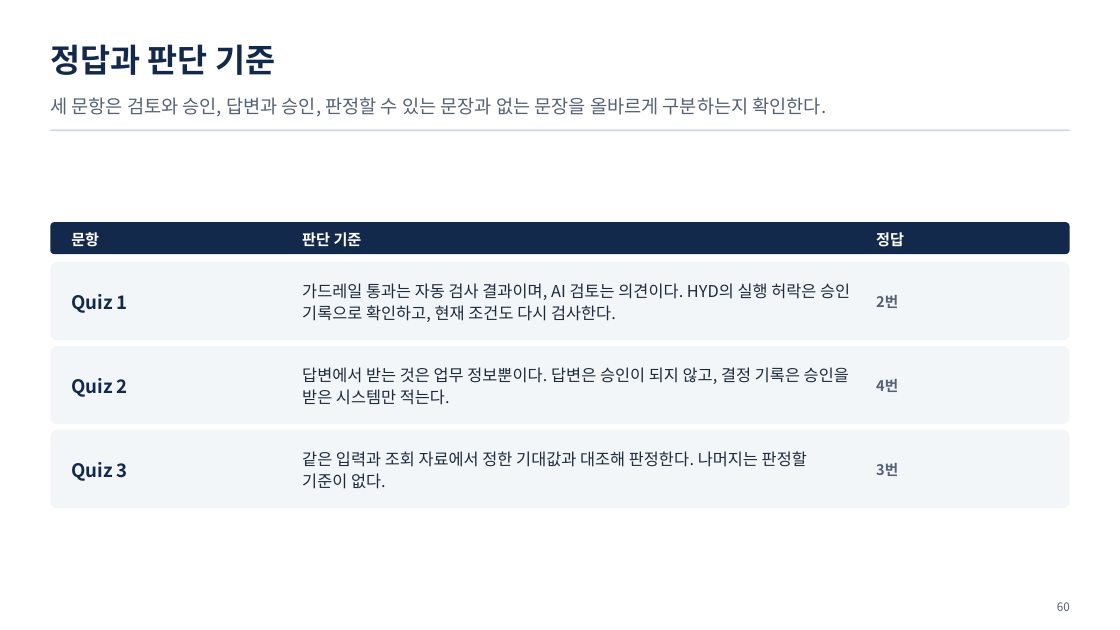
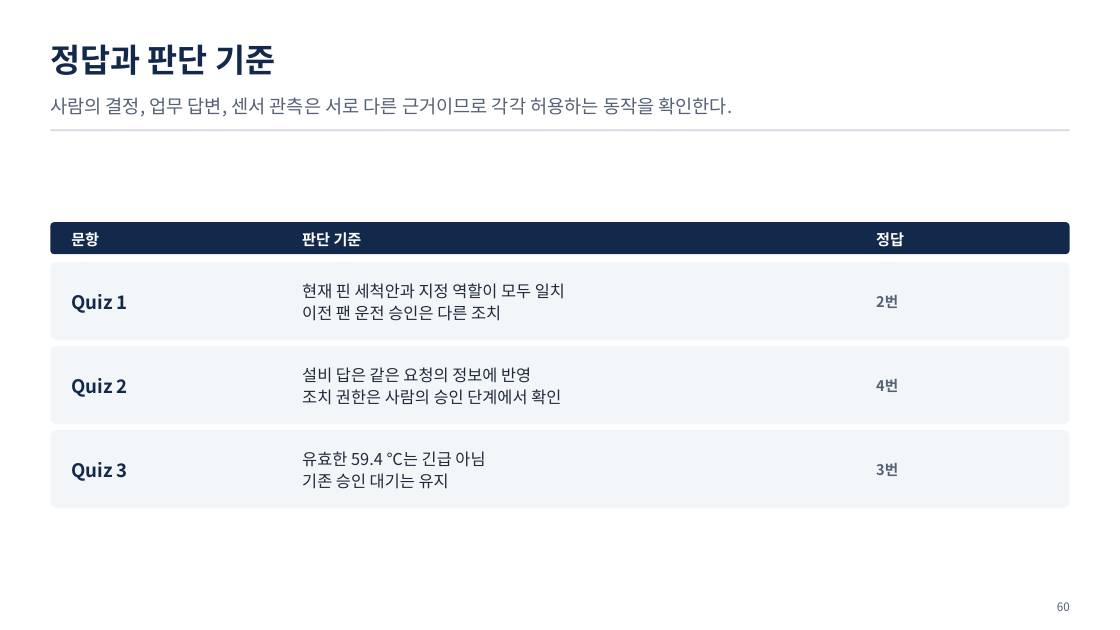
Before and after one commit to uengine-oss/hyd-iot-edu, a slide deck: slide 60 of workspace/강의제작/산출물/통합반/이론/07회차/통합반_07일차.pptx. Drawn at 1120x630 pixels with LibreOffice and Linux fonts; fonts in the diff are those of the drawing. Boxes give left, top, right and bottom in pixels: in the first picture for what was removed or moved away, otherwise in the second. Text is boxed around its words. In the diff, an @@ line names an element or a change of style, - is before the commit and + after.

```diff
--- a/workspace/강의제작/산출물/통합반/이론/07회차/통합반_07일차.pptx
+++ b/workspace/강의제작/산출물/통합반/이론/07회차/통합반_07일차.pptx
@@ text at <box>50,97,733,117</box>: text changed @@
-세 문항은 검토와 승인, 답변과 승인, 판정할 수 있는 문장과 없는 문장을 올바르게 구분하는지 확인한다.
+사람의 결정, 업무 답변, 센서 관측은 서로 다른 근거이므로 각각 허용하는 동작을 확인한다.
@@ text at <box>302,283,565,321</box>: text changed @@
-가드레일 통과는 자동 검사 결과이며, AI 검토는 의견이다. HYD의 실행 허락은 승인 기록으로 확인하고, 현재 조건도 다시 검사한다.
+현재 핀 세척안과 지정 역할이 모두 일치
+이전 팬 운전 승인은 다른 조치
@@ text at <box>302,367,561,405</box>: text changed @@
-답변에서 받는 것은 업무 정보뿐이다. 답변은 승인이 되지 않고, 결정 기록은 승인을 받은 시스템만 적는다.
+설비 답은 같은 요청의 정보에 반영
+조치 권한은 사람의 승인 단계에서 확인
@@ text at <box>302,451,485,489</box>: text changed @@
-같은 입력과 조회 자료에서 정한 기대값과 대조해 판정한다. 나머지는 판정할 기준이 없다.
+유효한 59.4 ℃는 긴급 아님
+기존 승인 대기는 유지
```
Also in this commit, not shown: 3 other slides changed, 30 other files.
